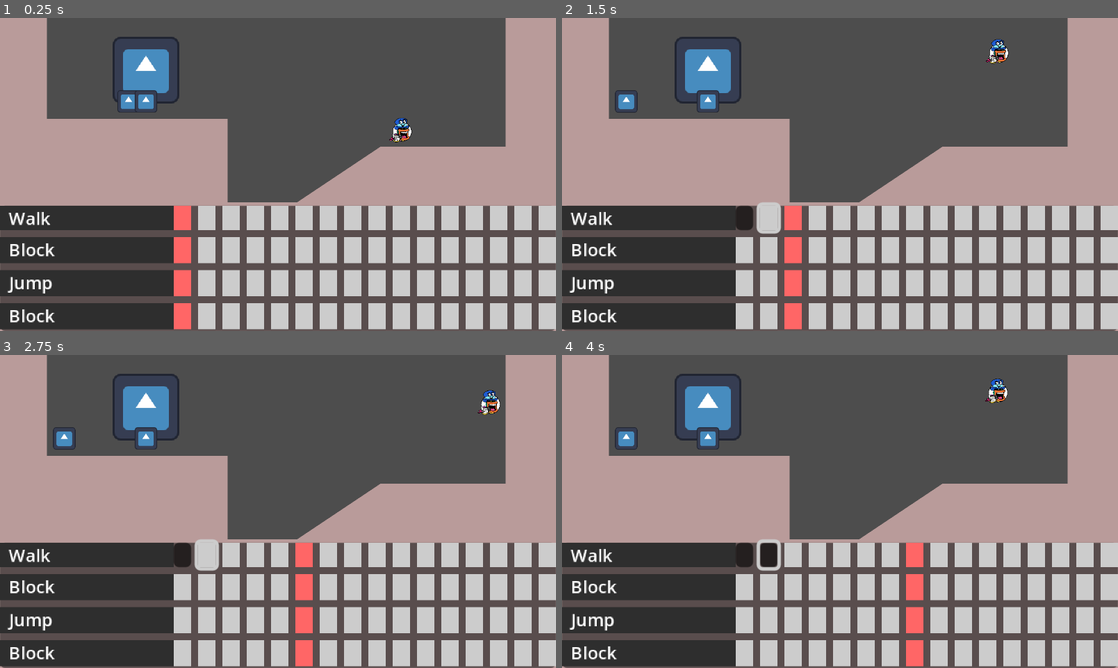
Above: before the commit, frames 1-4 (two rows, left to right).
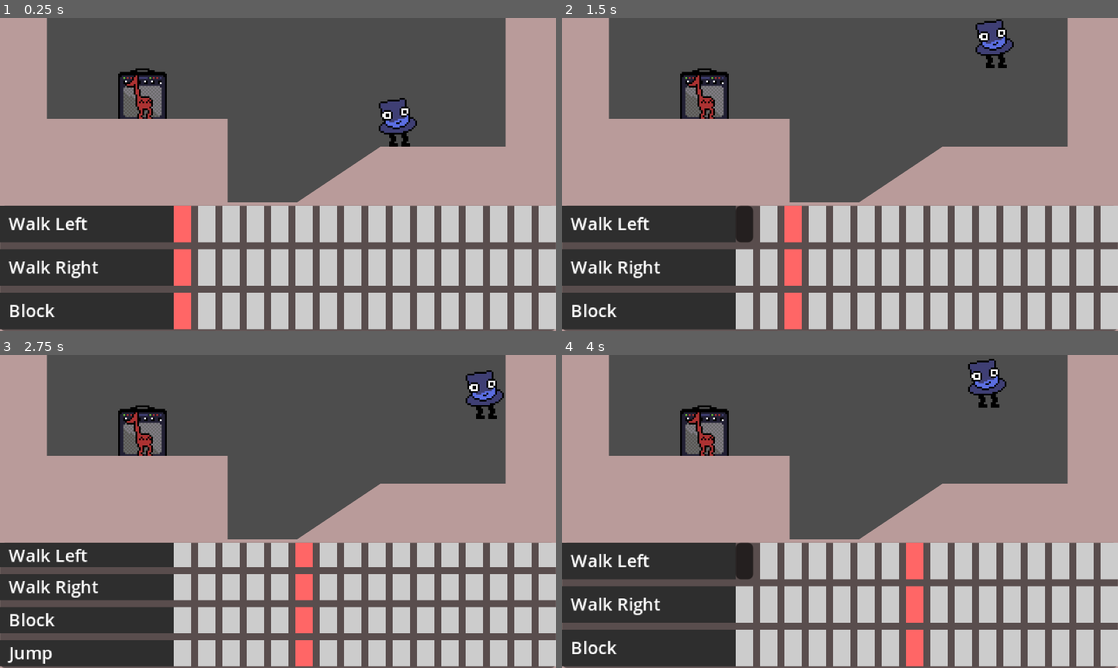
Above: after the commit, the same moments.

Repository: blondeman/GMTK2025
Game: Godot game, scene res://scenes/base_level.tscn
Two runs of this game, one before a commit and one after it. Both use one fixed random seed, a clock stepped at 60 frames per second and the inputs below. The engine's default icon, where the game draws it, is replaced by a stand-in: a white triangle on a blue panel in a dark square.
Inputs (mouse positions are in pixels of both pictures, inside the frame that each line leads up to):
- Up to frame 1 (0.25 s): no input
- Up to frame 2 (1.5 s): click (745, 218) at 0.52 s; tap Enter (ui_accept) at 1.25 s; hold Right (ui_right) from 1.28 s (still down); tap 1 at 1.35 s
- Up to frame 3 (2.75 s): keep holding Right (ui_right); tap Enter (ui_accept) at 1.52, 2.27 s; tap 2 at 1.55, 2.1 s; tap 3 at 2.3 s
- Up to frame 4 (4 s): release Right (ui_right) at 2.78 s; hold Left (ui_left) 2.78-3.53 s; tap 3 at 2.85 s; tap 4 at 3.05, 3.6 s; hold Right (ui_right) from 3.53 s (still down); tap Enter (ui_accept) at 3.77 s; tap 1 at 3.8 s

The runs differ from the first frame. In frame 1, 13% of the frame differs, in the area x 0-100%, y 6-98%; in frame 2, 13%; in frame 3, 4.3%; in frame 4, 13%, in the area x 0-100%, y 1-98%.

Commit message:
minions move based off input

Diff:
--- a/GMTK 2025/scenes/base_level.tscn
+++ b/GMTK 2025/scenes/base_level.tscn
@@ -13,10 +13,10 @@
 position = Vector2(-13, -30)
 
 [node name="spawner" parent="game" instance=ExtResource("4_oox4p")]
-position = Vector2(84, 30)
+position = Vector2(82, 42)
 
 [node name="player" parent="game" instance=ExtResource("2_0n1tn")]
-position = Vector2(231, 65)
+position = Vector2(229, 58)
 collision_layer = 2
 
 [node name="sequencer" parent="." node_paths=PackedStringArray("spawner") instance=ExtResource("1_l1caj")]
--- a/GMTK 2025/scenes/minion.tscn
+++ b/GMTK 2025/scenes/minion.tscn
@@ -1,17 +1,18 @@
 [gd_scene load_steps=4 format=3 uid="uid://dvariehxra4xe"]
 
-[ext_resource type="Texture2D" uid="uid://cp7j4v6qbqaqa" path="res://art/icon.svg" id="1_7n1am"]
 [ext_resource type="Script" uid="uid://csxj4vteirlbu" path="res://scripts/minion.gd" id="1_y8etf"]
+[ext_resource type="Texture2D" uid="uid://dn50w8nxpxwi" path="res://art/note1.png" id="2_y8etf"]
 
 [sub_resource type="CircleShape2D" id="CircleShape2D_y8etf"]
+radius = 12.0
 
 [node name="minion" type="CharacterBody2D"]
 collision_layer = 2
 script = ExtResource("1_y8etf")
 
 [node name="Sprite2D" type="Sprite2D" parent="."]
-scale = Vector2(0.1, 0.1)
-texture = ExtResource("1_7n1am")
+texture = ExtResource("2_y8etf")
 
 [node name="CollisionShape2D" type="CollisionShape2D" parent="."]
+position = Vector2(0, 4)
 shape = SubResource("CircleShape2D_y8etf")
--- a/GMTK 2025/scenes/player.tscn
+++ b/GMTK 2025/scenes/player.tscn
@@ -1,10 +1,10 @@
 [gd_scene load_steps=4 format=3 uid="uid://oqmd233j2u7e"]
 
 [ext_resource type="Script" uid="uid://ibysf7h3a347" path="res://scripts/player.gd" id="1_onrkg"]
-[ext_resource type="Texture2D" uid="uid://dh4yuifh8iukj" path="res://art/mc_ballyhoo.png" id="2_onrkg"]
+[ext_resource type="Texture2D" uid="uid://dti8qhfi6ntbx" path="res://art/player.png" id="2_g2els"]
 
-[sub_resource type="RectangleShape2D" id="RectangleShape2D_onrkg"]
-size = Vector2(18, 18)
+[sub_resource type="CircleShape2D" id="CircleShape2D_qhqgy"]
+radius = 12.0
 
 [node name="player" type="CharacterBody2D"]
 floor_stop_on_slope = false
@@ -12,8 +12,8 @@
 
 [node name="Sprite2D" type="Sprite2D" parent="."]
 position = Vector2(-9.53674e-07, -1.43051e-06)
-scale = Vector2(0.02, 0.02)
-texture = ExtResource("2_onrkg")
+texture = ExtResource("2_g2els")
 
 [node name="CollisionShape2D" type="CollisionShape2D" parent="."]
-shape = SubResource("RectangleShape2D_onrkg")
+position = Vector2(0, 4)
+shape = SubResource("CircleShape2D_qhqgy")
--- a/GMTK 2025/scenes/sequencer.tscn
+++ b/GMTK 2025/scenes/sequencer.tscn
@@ -10,11 +10,3 @@
 grow_horizontal = 2
 script = ExtResource("1_b075n")
 bpm = 120
-
-[node name="trackContainer" type="VBoxContainer" parent="."]
-layout_mode = 1
-anchors_preset = 15
-anchor_right = 1.0
-anchor_bottom = 1.0
-grow_horizontal = 2
-grow_vertical = 2
--- a/GMTK 2025/scenes/spawner.tscn
+++ b/GMTK 2025/scenes/spawner.tscn
@@ -1,11 +1,10 @@
 [gd_scene load_steps=3 format=3 uid="uid://c0j12hpbmcmbl"]
 
-[ext_resource type="Texture2D" uid="uid://cp7j4v6qbqaqa" path="res://art/icon.svg" id="1_2vbf6"]
 [ext_resource type="Script" uid="uid://dk3js3uei87aa" path="res://scripts/spawner.gd" id="1_ik2nu"]
+[ext_resource type="Texture2D" uid="uid://drkku6ueo1dnc" path="res://art/amp.png" id="2_ik2nu"]
 
 [node name="spawner" type="Node2D"]
 script = ExtResource("1_ik2nu")
 
 [node name="Sprite2D" type="Sprite2D" parent="."]
-scale = Vector2(0.3, 0.3)
-texture = ExtResource("1_2vbf6")
+texture = ExtResource("2_ik2nu")
--- /dev/null
+++ b/GMTK 2025/scenes/track_container.tscn
@@ -0,0 +1,8 @@
+[gd_scene format=3 uid="uid://5w03ur0jamw7"]
+
+[node name="trackContainer" type="VBoxContainer"]
+anchors_preset = 15
+anchor_right = 1.0
+anchor_bottom = 1.0
+grow_horizontal = 2
+grow_vertical = 2
--- a/GMTK 2025/scripts/minion.gd
+++ b/GMTK 2025/scripts/minion.gd
@@ -1,7 +1,7 @@
 extends CharacterBody2D
 
 const SPEED = 40.0
-@onready var direction = randi_range(-1,1)
+var direction = 0
 
 func _physics_process(delta: float) -> void:
 	if not is_on_floor():
@@ -11,5 +11,10 @@
 
 	move_and_slide()
 
-func action(actionCode: String):
-	print(actionCode)
+func action(actionCodes: Array):
+	if "walk_left" in actionCodes:
+		direction = -1
+	elif "walk_right" in actionCodes:
+		direction = 1
+	else:
+		direction = 0
--- a/GMTK 2025/scripts/sequencer.gd
+++ b/GMTK 2025/scripts/sequencer.gd
@@ -2,12 +2,6 @@
 
 @export var bpm := 60
 @export var beats := 16
-@export var tracks := [
-	{"beat":0,"action":"walk","name":"Walk"},
-	{"beat":0,"action":"block","name":"Block"},
-	{"beat":1,"action":"jump","name":"Jump"},
-	{"beat":1,"action":"block","name":"Block"},
-]
 
 @export var spawner: Node2D
 
@@ -15,21 +9,36 @@
 var lastBeatDelta := 0.0
 
 var trackScene := preload("res://scenes/track.tscn")
-@onready var trackContainer := $trackContainer
+var trackContainerScene := preload("res://scenes/track_container.tscn")
+
+var activeTrack = null
 
 func _ready():
 	currentBeat = beats - 1
 	setTracks()
 
 func setTracks():
-	for child in trackContainer.get_children():
+	for child in get_children():
 		child.queue_free()
 
-	for i in len(tracks):
-		var track = trackScene.instantiate()
-		trackContainer.add_child(track)
-		track.name = "track_%d" % i
-		track.setTrack(beats, tracks[i].name, i)
+	for i in len(spawner.tracks):
+		var trackContainer = trackContainerScene.instantiate()
+		add_child(trackContainer)
+		trackContainer.visible = false
+
+		for trackData in spawner.tracks[i]:
+			var track = trackScene.instantiate()
+			trackContainer.add_child(track)
+			track.name = "track_%d" % i
+			track.setTrack(beats, trackData.name, trackData.action, i)
+
+	viewTrack(get_child(0))
+
+func viewTrack(track: Control):
+	if activeTrack:
+		activeTrack.visible = false
+	track.visible = true
+	activeTrack = track
 
 func _process(delta):
 	lastBeatDelta -= delta
@@ -37,13 +46,31 @@
 		lastBeatDelta = 60.0 / bpm
 		nextBeat()
 
+func _input(event):
+	if event is InputEventKey and event.pressed:
+		if event.keycode == KEY_1:
+			if get_child_count() > 0:
+				viewTrack(get_child(0))
+		elif event.keycode == KEY_2:
+			if get_child_count() > 1:
+				viewTrack(get_child(1))
+		elif event.keycode == KEY_3:
+			if get_child_count() > 2:
+				viewTrack(get_child(2))
+		elif event.keycode == KEY_4:
+			if get_child_count() > 3:
+				viewTrack(get_child(3))
+
 func nextBeat():
 	var lastBeat = currentBeat
 	currentBeat += 1
 	if currentBeat >= beats:
 		currentBeat = 0
 
-	for child in trackContainer.get_children():
-		var actionCode = child.setBeat(lastBeat, currentBeat)
-		if actionCode >= 0:
-			spawner.processMinion(tracks[actionCode].beat, tracks[actionCode].action)
+	for trackContainer in get_children():
+		var codes = []
+		var minionId = -1
+		for track in trackContainer.get_children():
+			minionId = track.minionId
+			codes.append(track.setBeat(lastBeat, currentBeat))
+		spawner.processMinion(minionId, codes)
--- a/GMTK 2025/scripts/spawner.gd
+++ b/GMTK 2025/scripts/spawner.gd
@@ -1,15 +1,29 @@
 extends Node2D
 
 var minionScene := preload("res://scenes/minion.tscn")
+
+@export var tracks := [
+	[
+		{"action":"walk_left","name":"Walk Left"},
+		{"action":"walk_right","name":"Walk Right"},
+		{"action":"block","name":"Block"}
+	],
+	[
+		{"action":"walk_left","name":"Walk Left"},
+		{"action":"walk_right","name":"Walk Right"},
+		{"action":"block","name":"Block"},
+		{"action":"jump","name":"Jump"}
+	]
+]
 
 func _ready():
 	spawn()
 
 func spawn():
-	for i in 2:
+	for i in len(tracks):
 		var minion = minionScene.instantiate()
 		minion.name = "minion_%d" % i
 		add_child(minion)
 
-func processMinion(id: int, action: String):
-	get_node("minion_%d" % id).action(action)
+func processMinion(id: int, codes: Array):
+	get_node("minion_%d" % id).action(codes)
--- a/GMTK 2025/scripts/track.gd
+++ b/GMTK 2025/scripts/track.gd
@@ -4,11 +4,13 @@
 @onready var beat_container := $beats
 @onready var track_label := $PanelContainer/Label
 
-var actionCode := -1
+var actionCode := ""
+var minionId := -1
 
-func setTrack(numBeats: int, trackName: String, code: int):
+func setTrack(numBeats: int, trackName: String, code: String, id: int):
 	track_label.text = trackName
 	actionCode = code
+	minionId = id
 
 	for child in beat_container.get_children():
 		if child != beat_template:
@@ -20,7 +22,7 @@
 		beat.name = "beat_%d" % i
 		beat_container.add_child(beat)
 
-func setBeat(lastBeat: int, currentBeat: int) -> int:
+func setBeat(lastBeat: int, currentBeat: int) -> String:
 	var last = beat_container.get_child(lastBeat)
 	var current = beat_container.get_child(currentBeat)
 
@@ -36,4 +38,4 @@
 		if current.is_pressed():
 			return actionCode
 
-	return -1
+	return ""
Binary file added: GMTK 2025/art/amp.png
Not shown, added: GMTK 2025/art/amp.png.import
Binary file added: GMTK 2025/art/block1.png
Not shown, added: GMTK 2025/art/block1.png.import
Binary file added: GMTK 2025/art/note1.png
Not shown, added: GMTK 2025/art/note1.png.import
Binary file added: GMTK 2025/art/player.png
Not shown, added: GMTK 2025/art/player.png.import
Binary file added: GMTK 2025/art/tile.png
Not shown, added: GMTK 2025/art/tile.png.import
